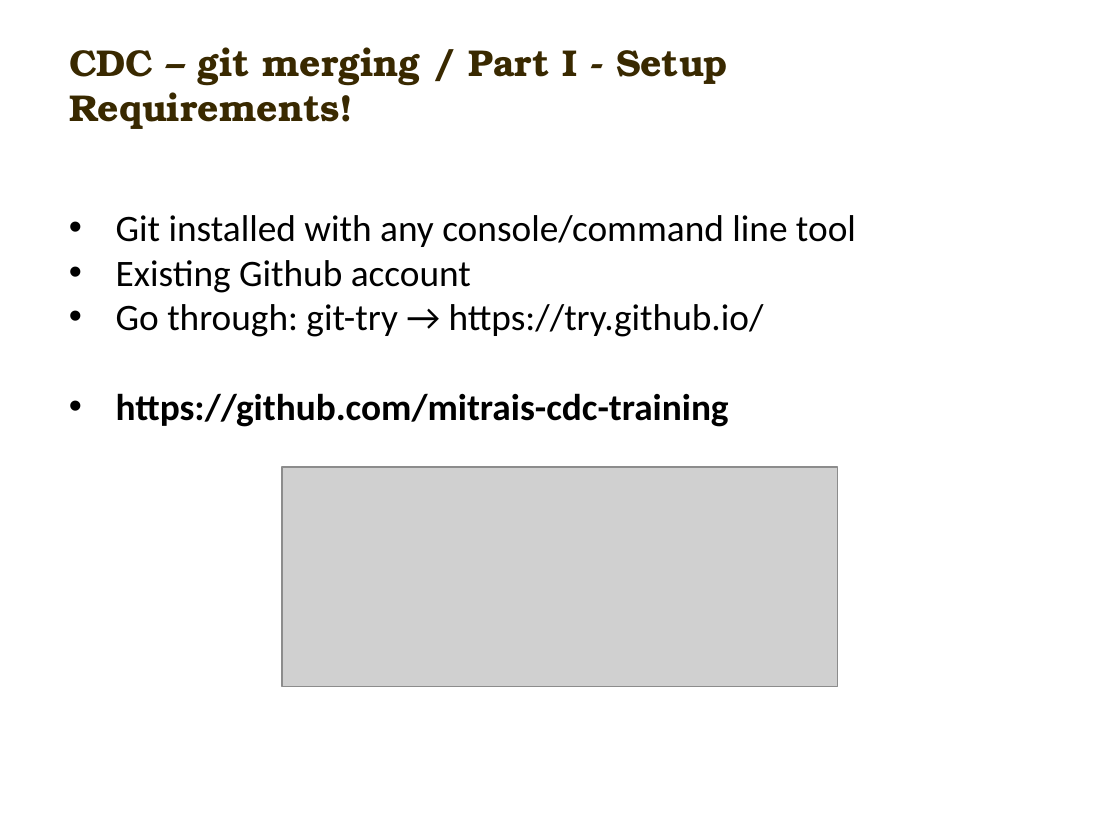
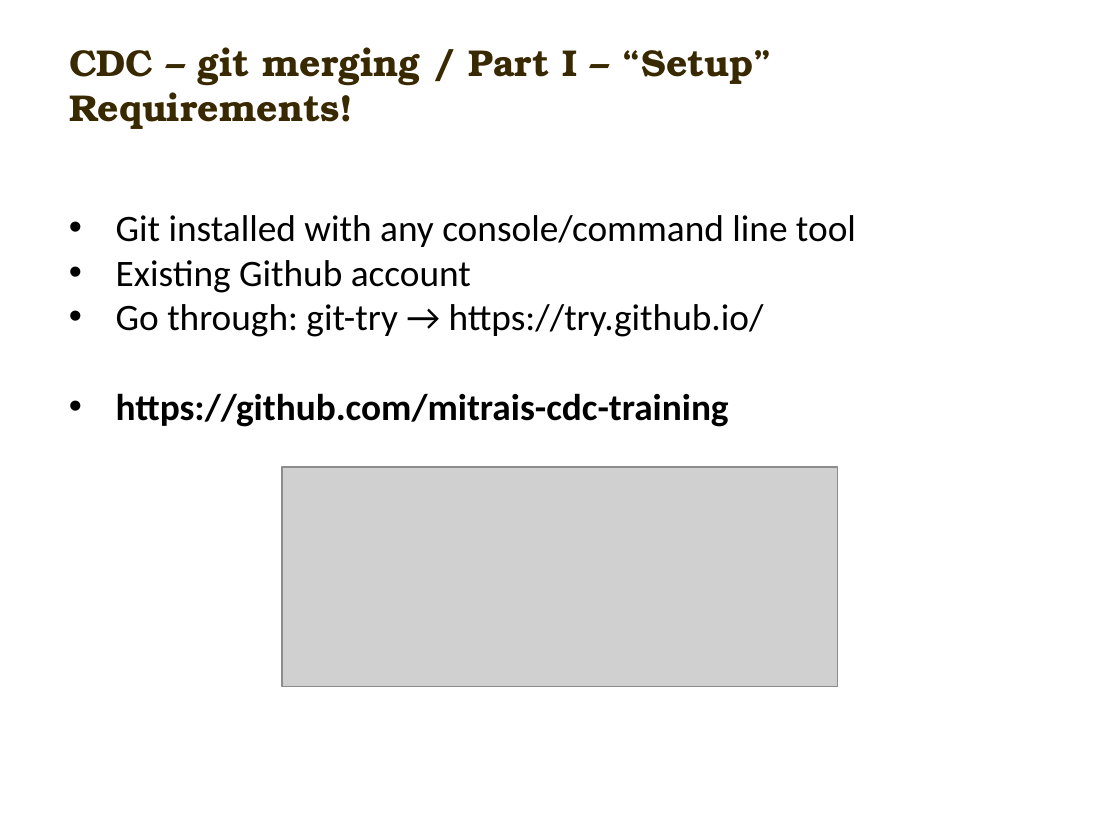
Before and after one commit to carlmitrais/wisdom, a slide deck: slide 6 of cdc_git_ws1.pptx. Drawn at 1120x840 pixels with LibreOffice and Linux fonts; fonts in the diff are those of the drawing; grey boxes stand for pictures; background and template pictures are left out. Boxes give left, top, right and bottom in pixels: in the first picture for what was removed or moved away, otherwise in the second. Text is boxed around its words. In the diff, an @@ line names an element or a change of style, - is before the commit and + after.

```diff
--- a/cdc_git_ws1.pptx
+++ b/cdc_git_ws1.pptx
@@ text at <box>69,47,773,86</box>: text changed @@
-CDC – git merging / Part I - Setup
+CDC – git merging / Part I – “Setup”
```
Also in this commit, not shown: 12 other slides changed, 2 slides added.
